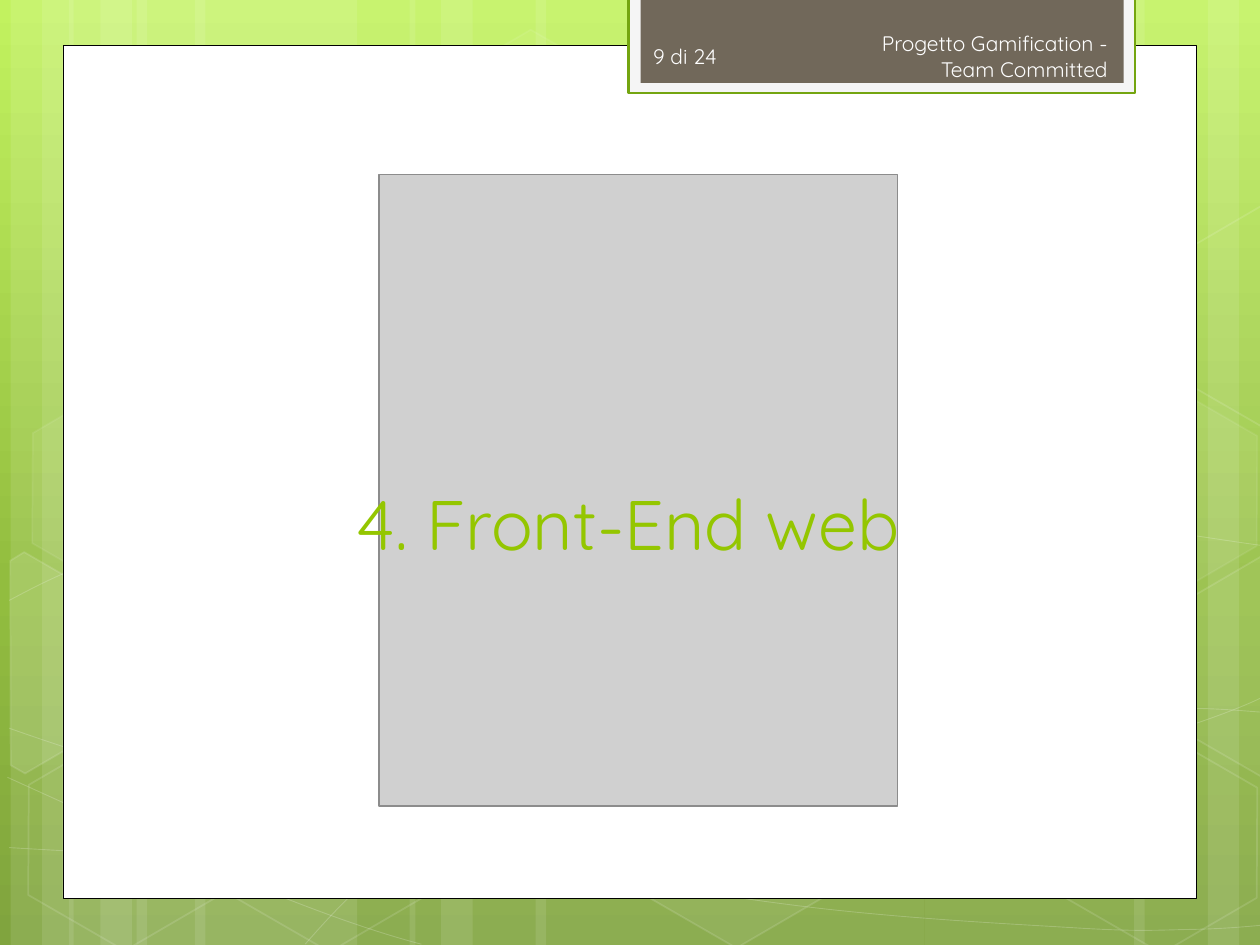
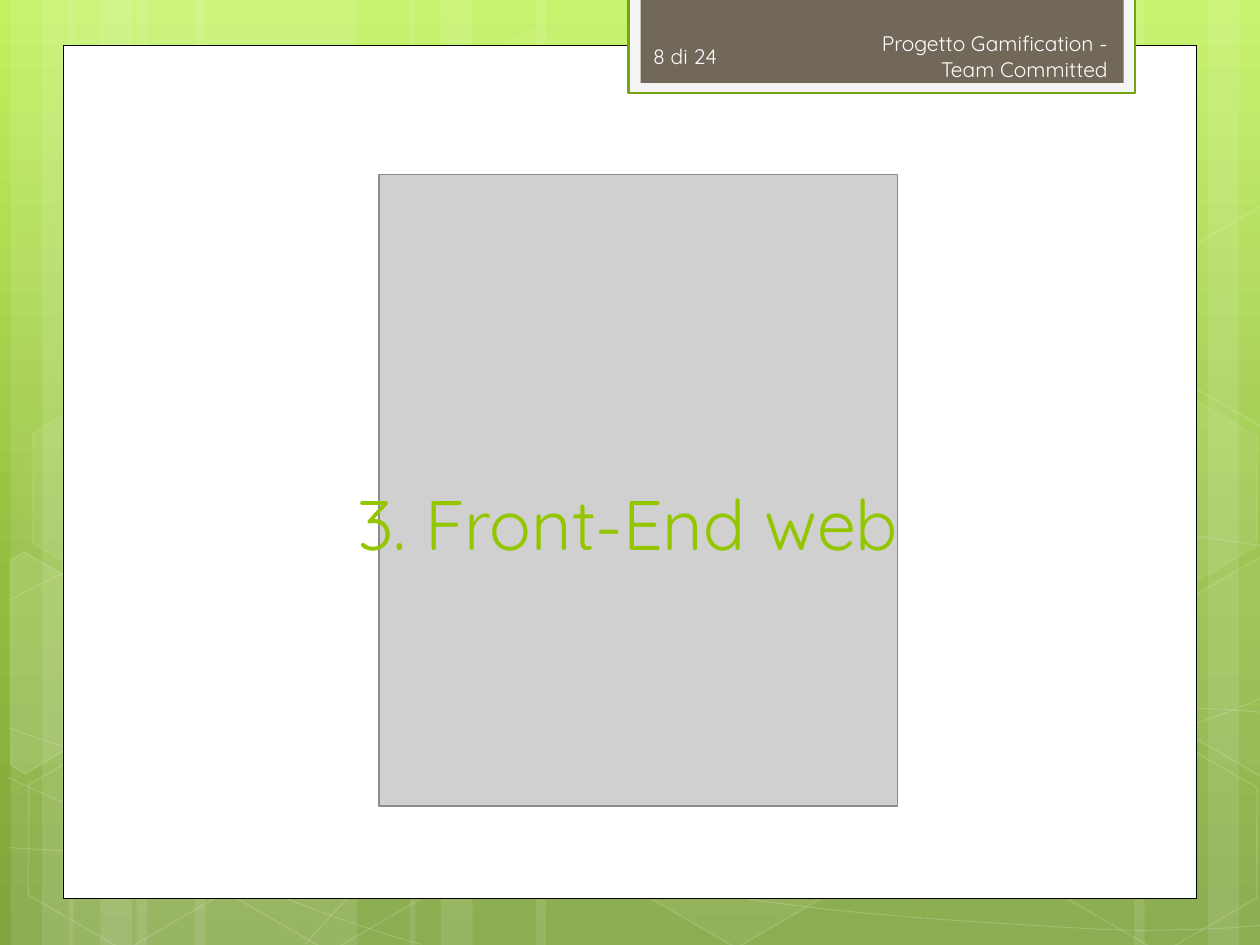
Before and after one commit to TeamCommitted/Team-Committed---Documenti, a slide deck: slide 8 of RP/Esterni/Presentazione/RP-Presentazione.pptx (slide 9 before the commit). Drawn at 1260x945 pixels with LibreOffice and Linux fonts; fonts in the diff are those of the drawing; grey boxes stand for pictures. Boxes give left, top, right and bottom in pixels: in the first picture for what was removed or moved away, otherwise in the second. Text is boxed around its words. In the diff, an @@ line names an element or a change of style, - is before the commit and + after.

```diff
--- a/RP/Esterni/Presentazione/RP-Presentazione.pptx
+++ b/RP/Esterni/Presentazione/RP-Presentazione.pptx
@@ page number at (653, 48, 718, 64): text changed @@
-9 di 24
+8 di 24
@@ title at (358, 477, 898, 568): text changed @@
-4. Front-End web
+3. Front-End web
```
Also in this commit, not shown: 10 other slides changed, 2 slides removed, 2 other files.
